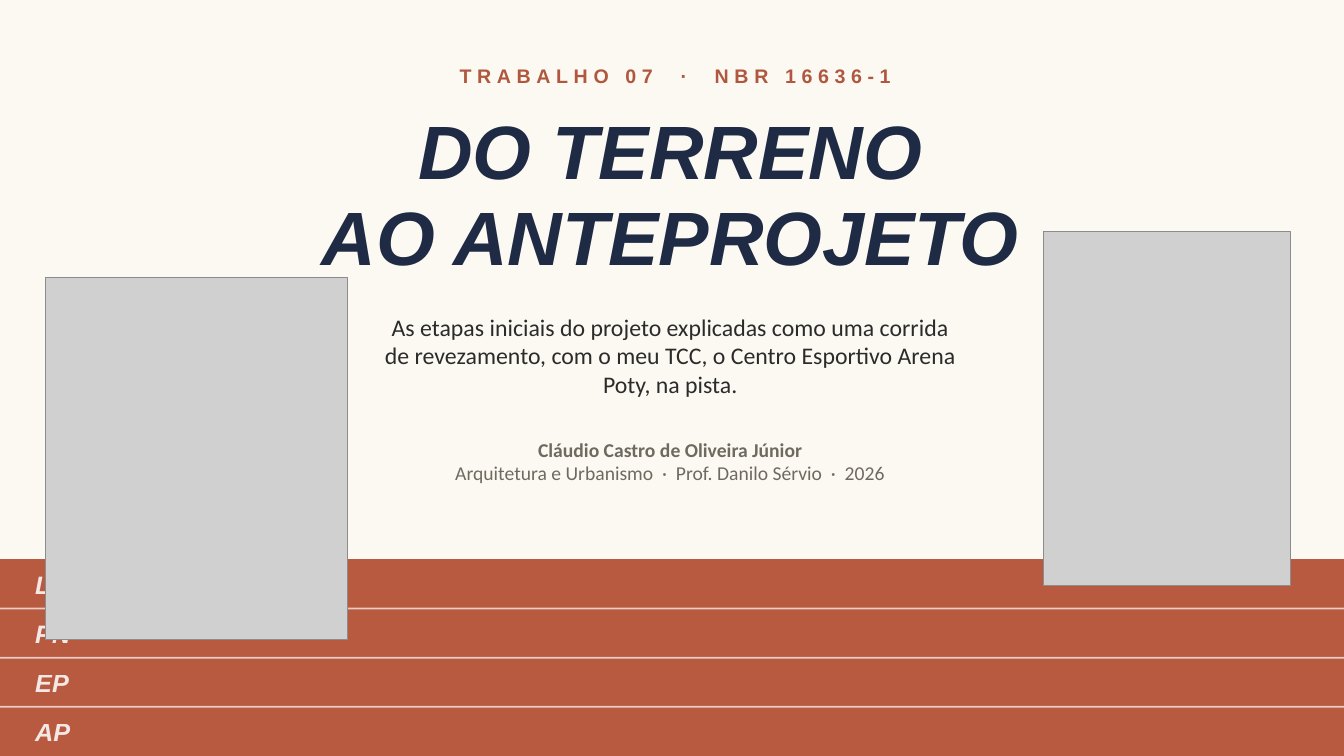
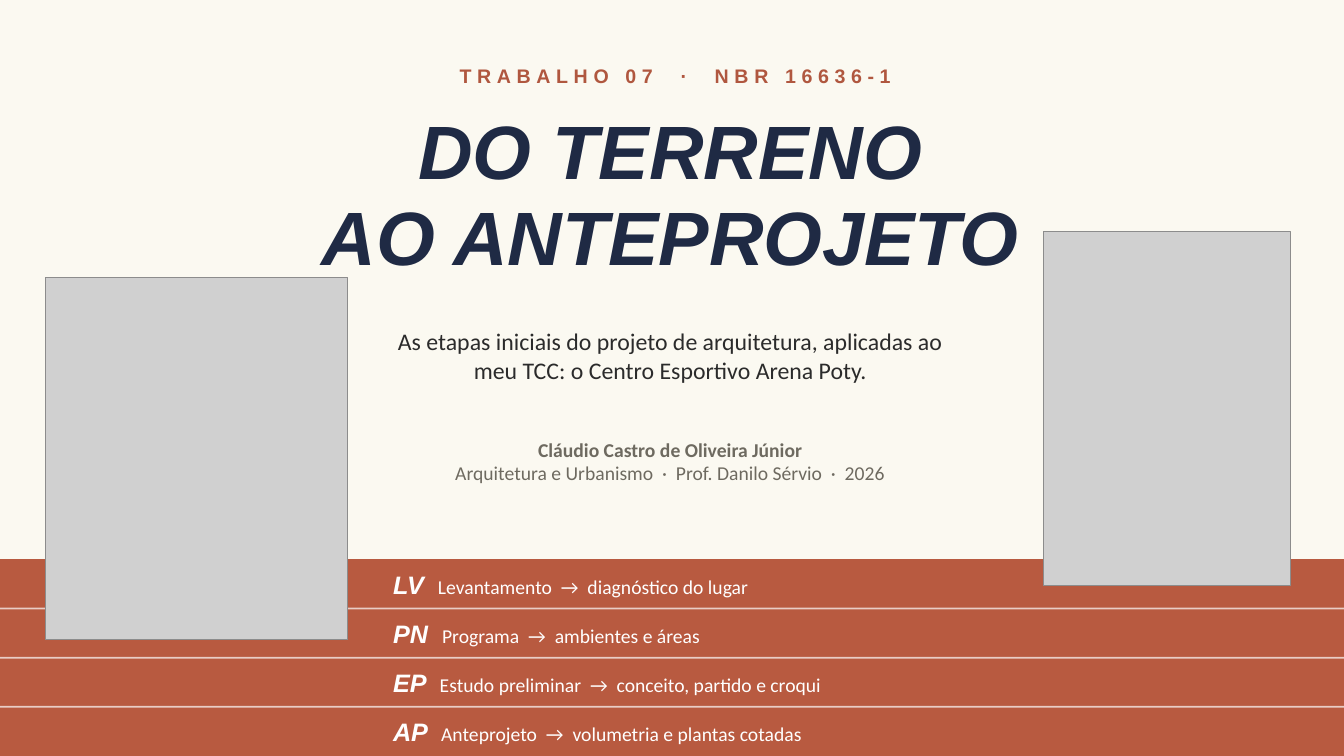
Before and after one commit to arqlais/slide, a slide deck: slide 1 of Claudio_Castro_de_Oliveira_Junior.pptx. Drawn at 1344x756 pixels with LibreOffice and Linux fonts; fonts in the diff are those of the drawing; grey boxes stand for pictures. Boxes give left, top, right and bottom in pixels: in the first picture for what was removed or moved away, otherwise in the second. Text is boxed around its words. In the diff, an @@ line names an element or a change of style, - is before the commit and + after.

```diff
--- a/Claudio_Castro_de_Oliveira_Junior.pptx
+++ b/Claudio_Castro_de_Oliveira_Junior.pptx
@@ text at (398, 333, 942, 383): text changed @@
-As etapas iniciais do projeto explicadas como uma corrida de revezamento, com o meu TCC, o Centro Esportivo Arena Poty, na pista.
+As etapas iniciais do projeto de arquitetura, aplicadas ao meu TCC: o Centro Esportivo Arena Poty.
@@ text at (393, 576, 748, 598): text changed; size 18 to 14 pt; font Arial to Calibri; text colour #FFFFFF at 85% opacity to #FFFFFF; bold off; italic off @@
-LV
+LV Levantamento → diagnóstico do lugar
@@ text at (393, 625, 700, 647): text changed; size 18 to 14 pt; font Arial to Calibri; text colour #FFFFFF at 85% opacity to #FFFFFF; bold off; italic off @@
-PN
+PN Programa → ambientes e áreas
@@ text at (393, 674, 820, 695): text changed; size 18 to 14 pt; font Arial to Calibri; text colour #FFFFFF at 85% opacity to #FFFFFF; bold off; italic off @@
-EP
+EP Estudo preliminar → conceito, partido e croqui
@@ text at (393, 723, 802, 745): text changed; size 18 to 14 pt; font Arial to Calibri; text colour #FFFFFF at 85% opacity to #FFFFFF; bold off; italic off @@
-AP
+AP Anteprojeto → volumetria e plantas cotadas
```
Also in this commit, not shown: 9 other slides changed, 3 other files.
